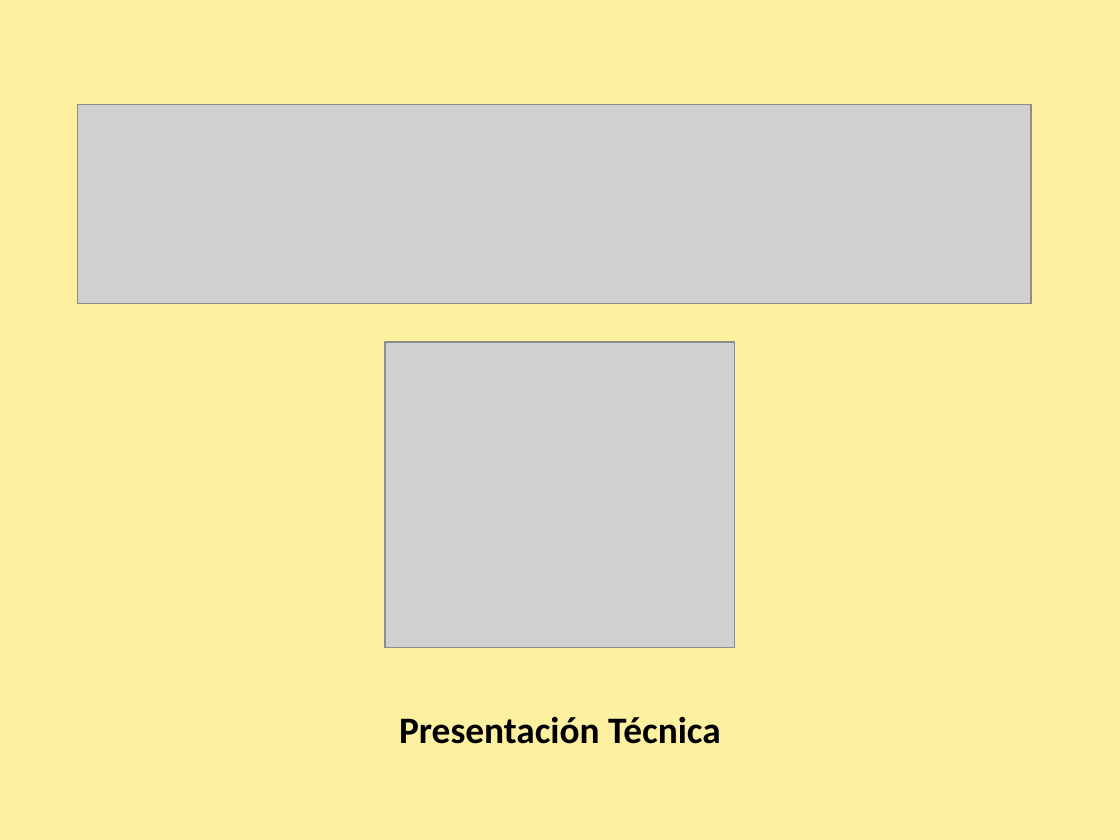
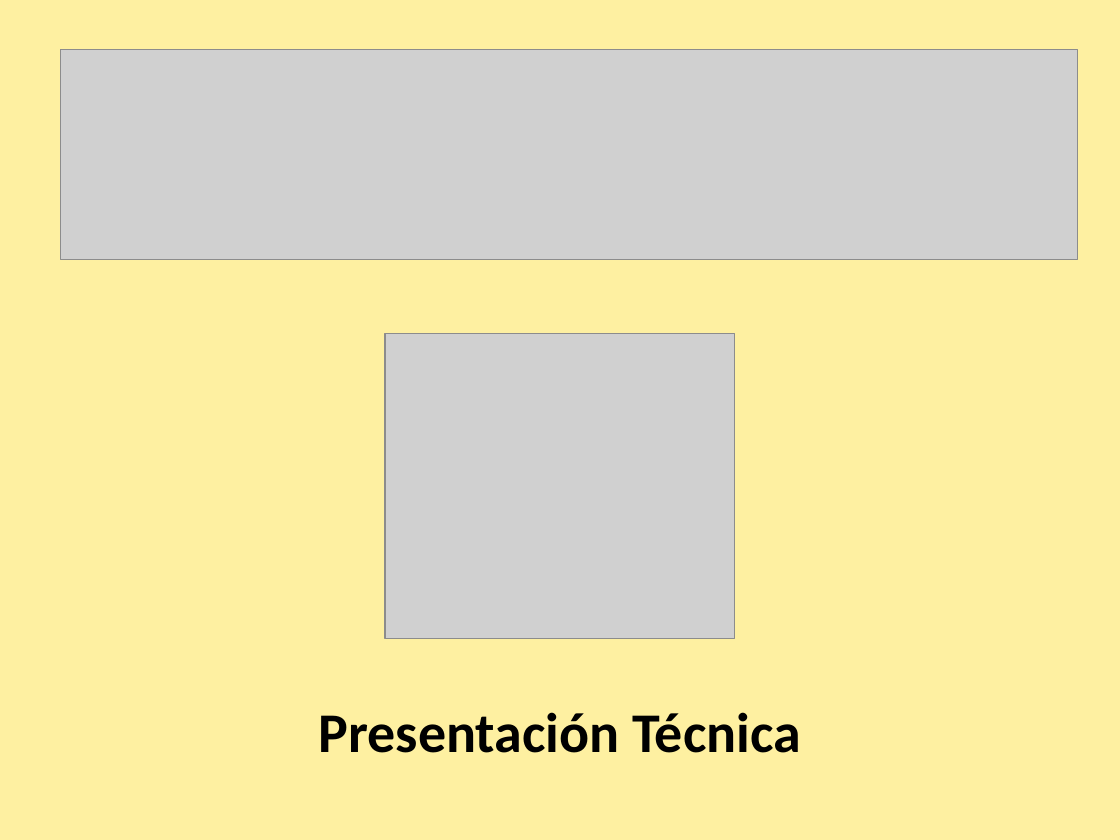
Before and after one commit to nicohen/taller-desarrollo-proyectos-i, a slide deck: slide 1 of Presentaciones/PresentacionDesarrollo.ppt. Drawn at 1120x840 pixels with LibreOffice and Linux fonts; fonts in the diff are those of the drawing; grey boxes stand for pictures. Boxes give left, top, right and bottom in pixels: in the first picture for what was removed or moved away, otherwise in the second. Text is boxed around its words. In the diff, an @@ line names an element or a change of style, - is before the commit and + after.

```diff
--- a/Presentaciones/PresentacionDesarrollo.ppt
+++ b/Presentaciones/PresentacionDesarrollo.ppt
@@ picture: place and size @@
-picture at (77,104,1030,302)
+picture at (60,49,1077,260)
@@ picture: place and size @@
-picture at (385,342,736,647)
+picture at (385,334,736,640)
@@ text "Presentación Técnica": place and size @@
-text "Presentación Técnica" at (399,717,721,744)
+text "Presentación Técnica" at (318,712,801,753)
@@ text "Presentación Técnica" at (318,712,801,753): size 24 to 36 pt @@
```
Also in this commit, not shown: 2 other slides changed, 1 other file.
